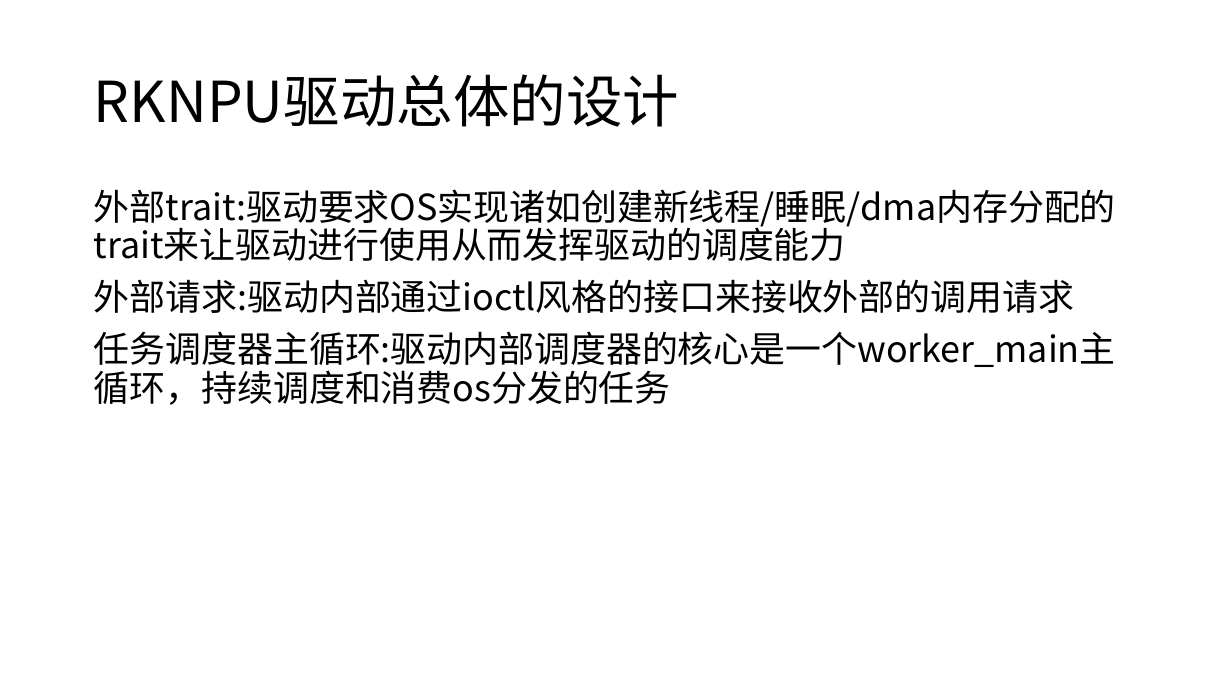
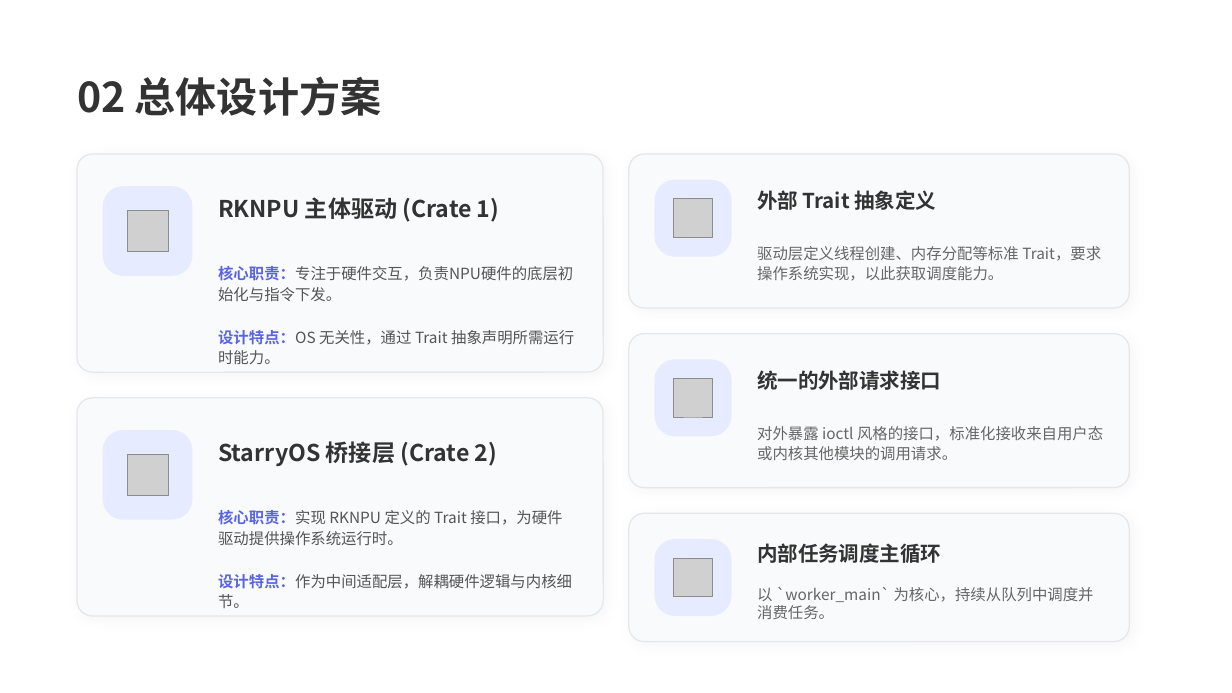
Before and after one commit to qc-gpu-driver/starryos-pulsar, a slide deck: slide 4 of docs/src/develop_log/ppt/RKNPU驱动开发工作汇报.pptx (slide 5 before the commit). Drawn at 1232x693 pixels with LibreOffice and Linux fonts; fonts in the diff are those of the drawing; grey boxes stand for pictures. Boxes give left, top, right and bottom in pixels: in the first picture for what was removed or moved away, otherwise in the second. Text is boxed around its words. In the diff, an @@ line names an element or a change of style, - is before the commit and + after.

Commit message:
ppt

```diff
--- a/docs/src/develop_log/ppt/RKNPU驱动开发工作汇报.pptx
+++ b/docs/src/develop_log/ppt/RKNPU驱动开发工作汇报.pptx
@@ text at (77, 76, 381, 116): text changed; size 44 to 32 pt; text colour #000000 to #333333; bold on @@
-RKNPU驱动总体的设计
+02 总体设计方案
@@ rounded rectangle added at (77, 154, 603, 372), fill #F9FAFB, outline #E5E7EB 1 pt @@
@@ rounded rectangle added at (629, 154, 1130, 309), fill #F9FAFB, outline #E5E7EB 1 pt @@
@@ rounded rectangle added at (654, 179, 731, 256), fill #E6EBFF @@
@@ text removed at (94, 189, 1116, 405) @@
-外部trait:驱动要求OS实现诸如创建新线程/睡眠/dma内存分配的trait来让驱动进行使用从而发挥驱动的调度能力
-外部请求:驱动内部通过ioctl风格的接口来接收外部的调用请求
-任务调度器主循环:驱动内部调度器的核心是一个worker_main主循环，持续调度和消费os分发的任务
@@ rounded rectangle added at (103, 186, 192, 275), fill #E6EBFF @@
@@ text added at (218, 197, 499, 222), 18 pt, text #333333, bold @@
+RKNPU 主体驱动 (Crate 1)
@@ picture added at (674, 199, 713, 238) @@
@@ text added at (757, 190, 936, 210), 16 pt, text #333333, bold @@
+外部 Trait 抽象定义
@@ picture added at (128, 211, 168, 251) @@
@@ text added at (218, 266, 573, 301), 12 pt, text #555555 @@
+核心职责：专注于硬件交互，负责NPU硬件的底层初始化与指令下发。
@@ text added at (757, 246, 1101, 281), 12 pt, text #666666 @@
+驱动层定义线程创建、内存分配等标准 Trait，要求操作系统实现，以此获取调度能力。
@@ text added at (218, 330, 574, 364), 12 pt, text #555555 @@
+设计特点：OS 无关性，通过 Trait 抽象声明所需运行时能力。
@@ rounded rectangle added at (629, 334, 1130, 488), fill #F9FAFB, outline #E5E7EB 1 pt @@
@@ rounded rectangle added at (654, 360, 731, 436), fill #E6EBFF @@
@@ picture added at (674, 379, 713, 418) @@
@@ text added at (757, 370, 941, 390), 16 pt, text #333333, bold @@
+统一的外部请求接口
@@ rounded rectangle added at (77, 398, 603, 616), fill #F9FAFB, outline #E5E7EB 1 pt @@
@@ rounded rectangle added at (103, 430, 192, 519), fill #E6EBFF @@
@@ text added at (218, 441, 497, 466), 18 pt, text #333333, bold @@
+StarryOS 桥接层 (Crate 2)
@@ text added at (757, 426, 1103, 460), 12 pt, text #666666 @@
+对外暴露 ioctl 风格的接口，标准化接收来自用户态或内核其他模块的调用请求。
@@ picture added at (128, 455, 168, 495) @@
@@ text added at (218, 510, 562, 545), 12 pt, text #555555 @@
+核心职责：实现 RKNPU 定义的 Trait 接口，为硬件驱动提供操作系统运行时。
@@ rounded rectangle added at (629, 514, 1130, 642), fill #F9FAFB, outline #E5E7EB 1 pt @@
@@ rounded rectangle added at (654, 539, 731, 616), fill #E6EBFF @@
@@ picture added at (674, 558, 713, 597) @@
@@ text added at (757, 543, 941, 563), 16 pt, text #333333, bold @@
+内部任务调度主循环
@@ text added at (218, 574, 572, 608), 12 pt, text #555555 @@
+设计特点：作为中间适配层，解耦硬件逻辑与内核细节。
@@ text added at (757, 587, 1094, 619), 12 pt, text #666666 @@
+以 `worker_main` 为核心，持续从队列中调度并消费任务。
```
Also in this commit, not shown: 9 slides added, 6 slides removed.
